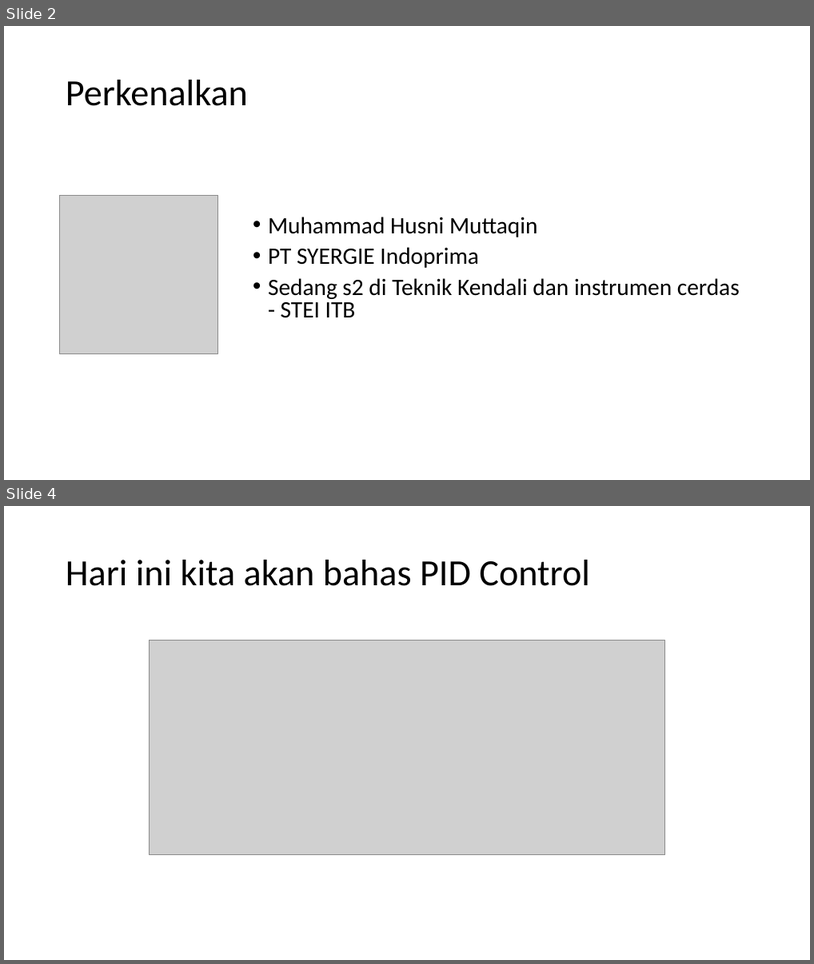
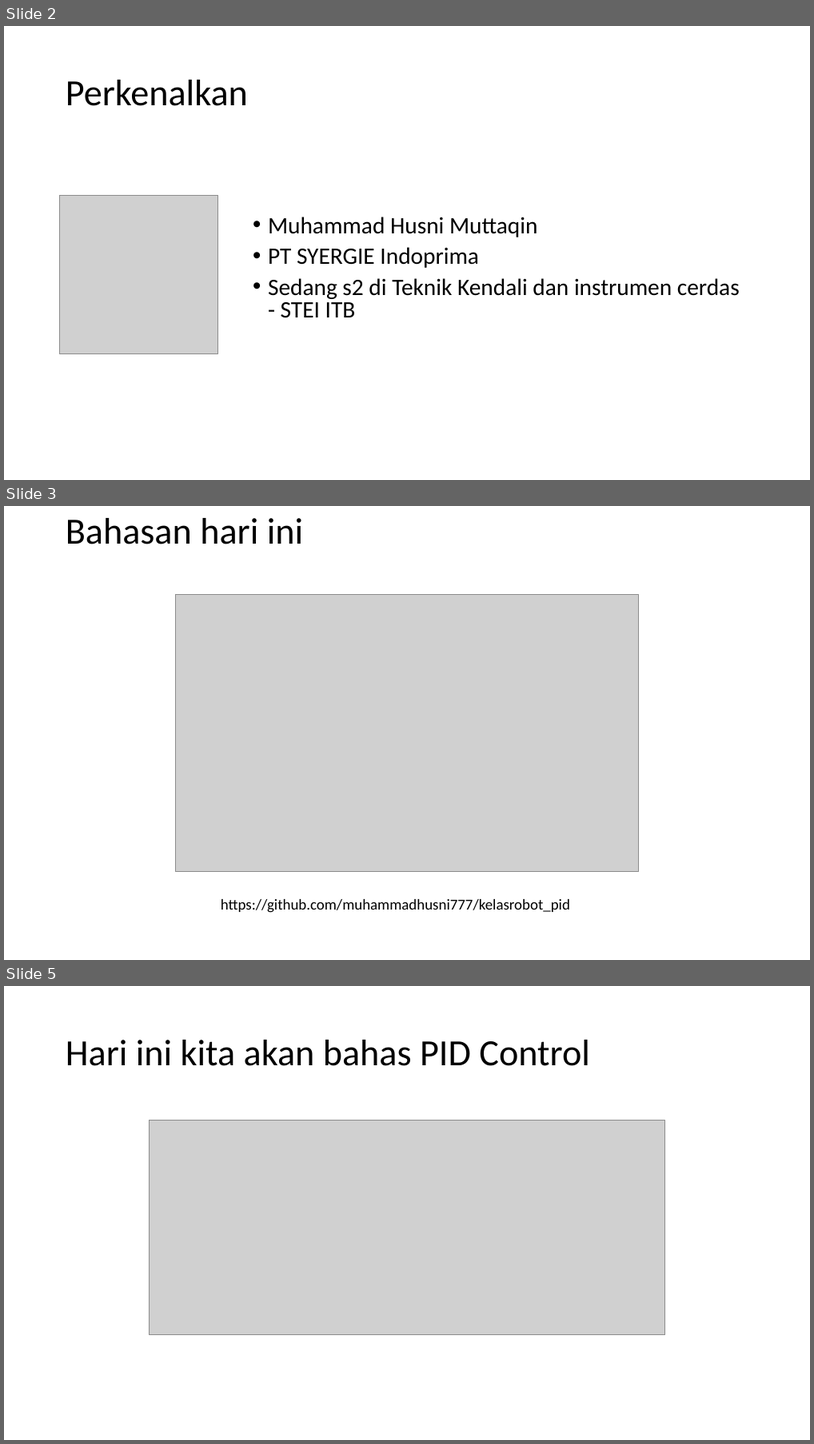
Before and after one commit to muhammadhusni777/kelasrobot_pid, a slide deck: ppt.pptx. Shown one above the other, each under a label of ours: slides 2 and 4 before the commit, slides 2, 3 and 5 after it; the slides between them are not shown. The pictures are 814x964 and 814x1444 pixels, drawn with LibreOffice and Linux fonts; fonts in the diff are those of the drawing; grey boxes stand for pictures. Boxes give left, top, right and bottom in pixels: in the first picture for what was removed or moved away, otherwise in the second. Text is boxed around its words. In the diff, an @@ line names an element or a change of style, - is before the commit and + after.

```diff
--- a/ppt.pptx
+++ b/ppt.pptx
@@ slide 3 added at box(4, 506, 810, 960), background #FFFFFF @@
@@ title added at box(66, 518, 303, 544), 44 pt, text #000000 @@
+Bahasan hari ini
@@ picture added at box(176, 594, 638, 872) @@
@@ text added at box(221, 899, 570, 912), 18 pt, text #000000 @@
+https://github.com/muhammadhusni777/kelasrobot_pid
@@ what was slide 4 is now slide 5 @@
```
Also in this commit, not shown: 9 slides changed, 6 other slides added, 2 slides removed, 4 other files.
